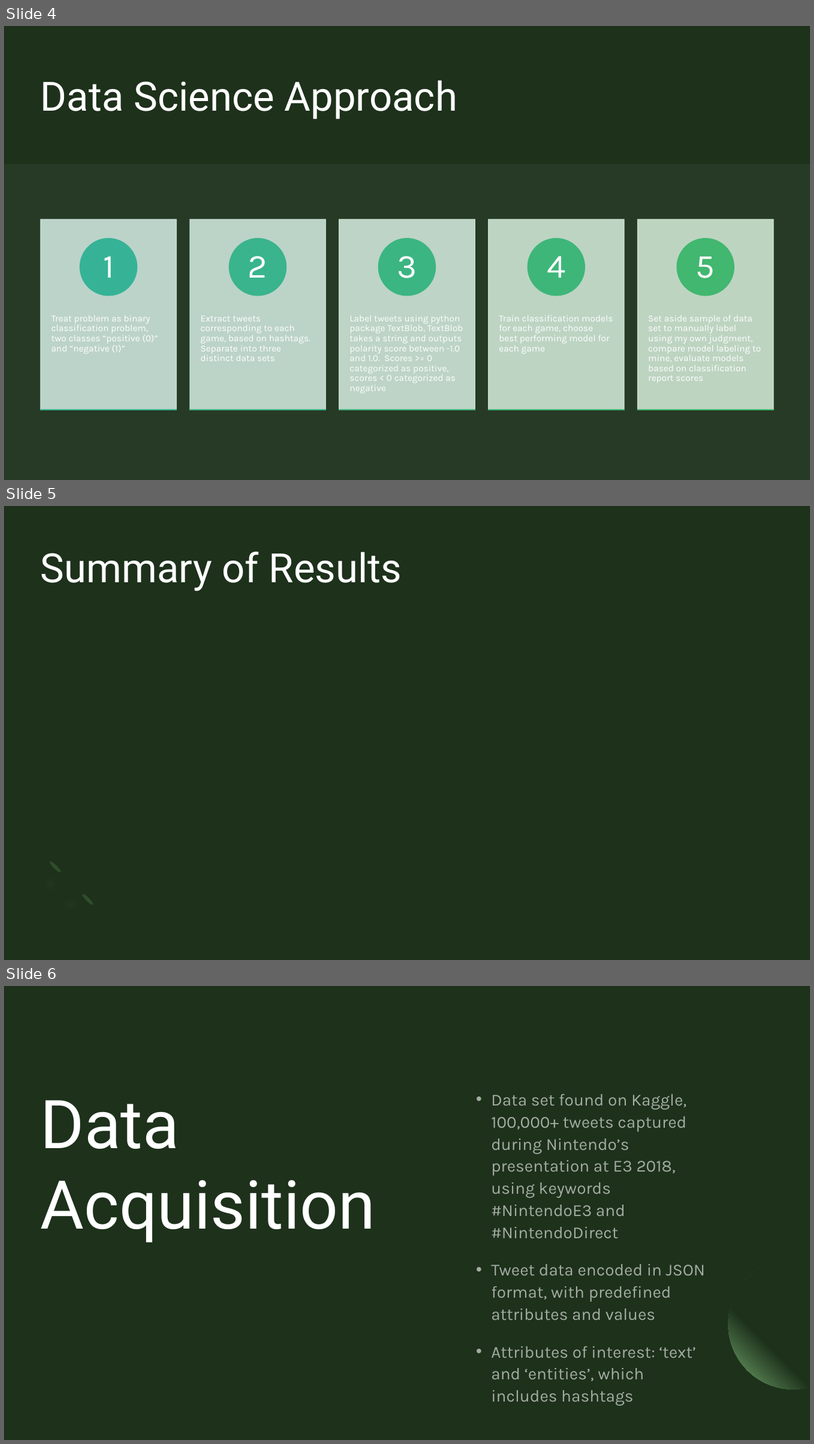
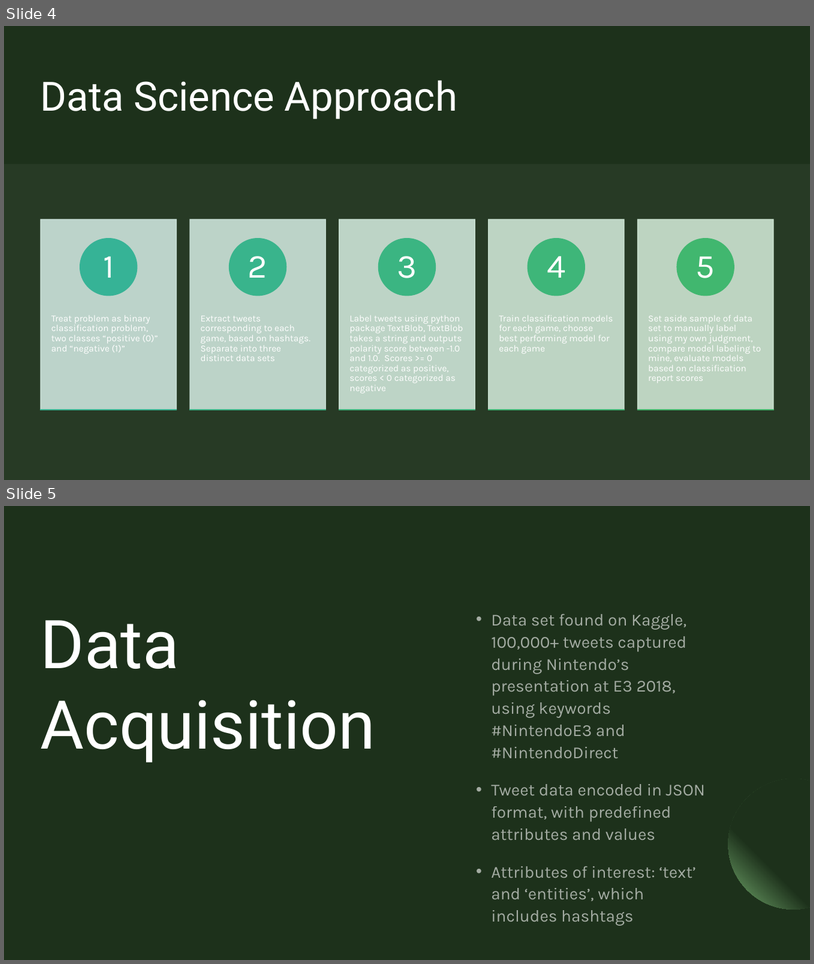
Before and after one commit to CroissantAhhh/NintendoTweets, a slide deck: Documents/Capstone3/NintendoTweetsSlideDeck.pptx. Shown one above the other, each under a label of ours: slides 4, 5 and 6 before the commit, slides 4 and 5 after it. The pictures are 814x1444 and 814x964 pixels, drawn with LibreOffice and Linux fonts; fonts in the diff are those of the drawing. Boxes give left, top, right and bottom in pixels: in the first picture for what was removed or moved away, otherwise in the second. Text is boxed around its words. In the diff, an @@ line names an element or a change of style, - is before the commit and + after.

```diff
--- a/Documents/Capstone3/NintendoTweetsSlideDeck.pptx
+++ b/Documents/Capstone3/NintendoTweetsSlideDeck.pptx
@@ slide 5 removed at box(4, 506, 810, 960), background #1D311B @@
@@ title removed at box(41, 552, 402, 591) @@
-Summary of Results
@@ freeform shape removed at box(28, 858, 96, 926) @@
@@ ellipse removed at box(48, 860, 62, 873) @@
@@ ellipse removed at box(81, 892, 95, 906) @@
@@ what was slide 6 is now slide 5 @@
```
Also in this commit, not shown: 1 slide changed, 5 slides added, 2 other slides removed, 1 other file.
